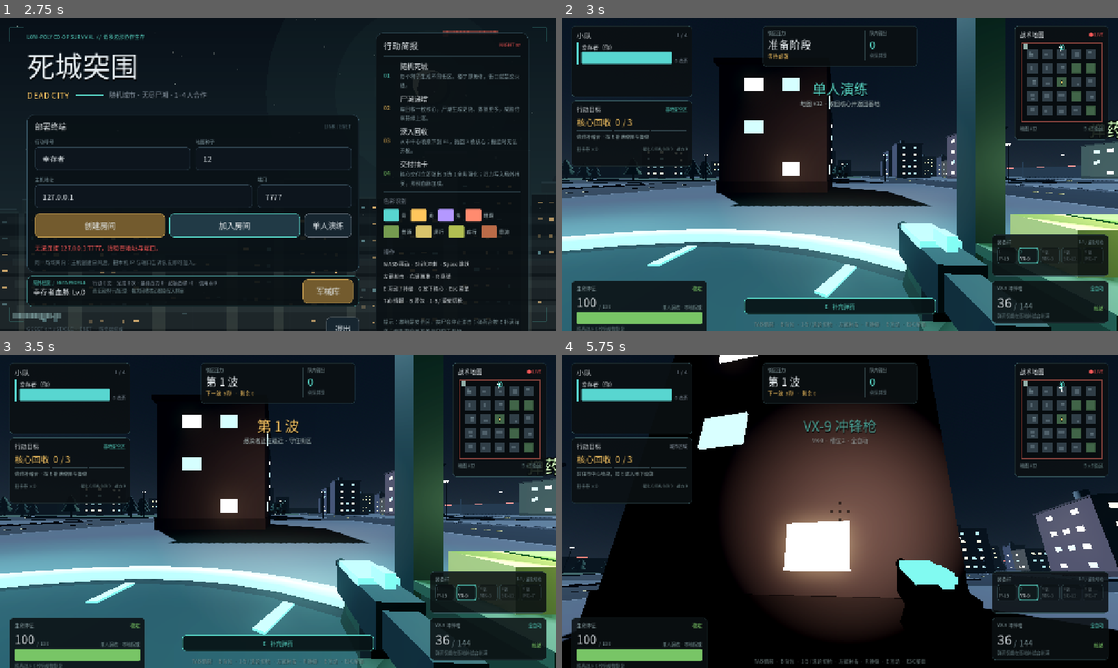
Above: before the commit, frames 1-4 (two rows, left to right).
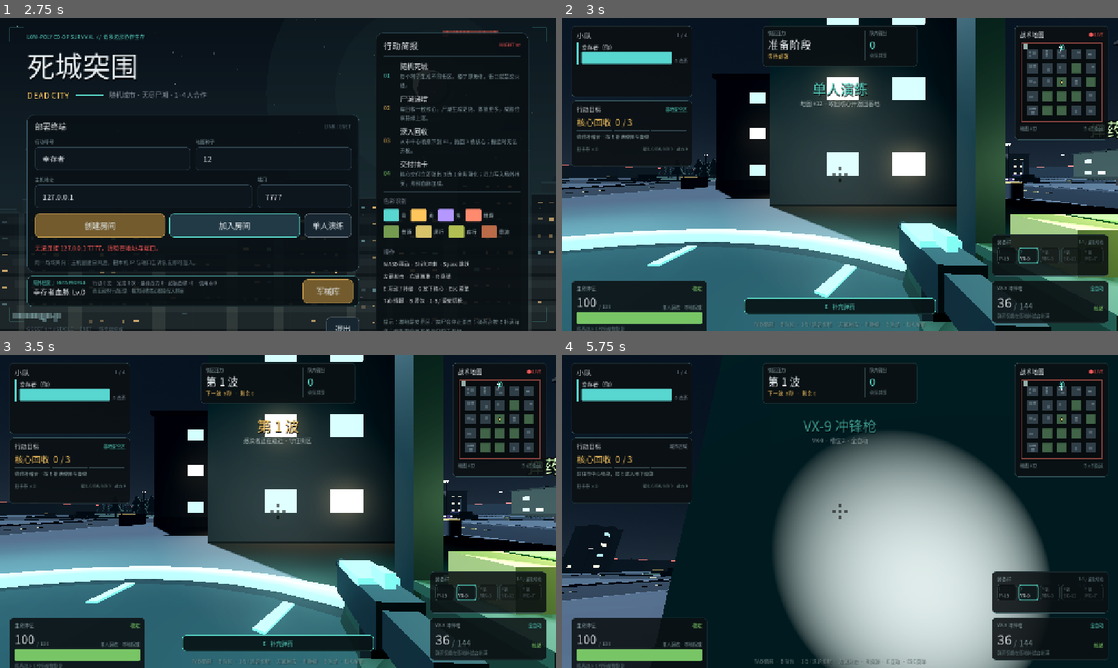
Above: after the commit, the same moments.

Repository: yonghao-W/AI_
Game: Godot game, scene res://scenes/main.tscn
Same seed, same stepped clock (60 frames per second), same inputs: the game is played once before the commit and once after it.
Inputs (mouse positions are in pixels of both pictures, inside the frame that each line leads up to):
- Up to frame 1 (2.75 s): click (272, 158) at 0.52 s; type "12" at 0.6 s; click "创建房间" at 1.25 s; click "加入房间" at 2 s
- Up to frame 2 (3 s): click "单人演练" at 2.75 s
- Up to frame 3 (3.5 s): no input
- Up to frame 4 (5.75 s): tap Enter at 3.5 s; move the mouse to (867, 511) at 3.52 s; hold W from 3.53 s (still down); tap 1 at 3.6 s; click (867, 511) at 3.67 s; tap Space at 3.77, 4.52 s; move the mouse to (812, 511) at 4.27 s; tap 2 at 4.35 s; move the mouse to (851, 505) at 5.02 s; tap 3 at 5.1 s

Frame 1 is identical in both runs. In frame 2, 18% of the frame differs, in the area x 0-100%, y 0-75%; in frame 3, 18%; in frame 4, 58%, in the area x 0-100%, y 0-100%.

Commit message:
feat(world): 程序化街区加入起伏地形、掩体与可入建筑
- 三种街区风格影响公园概率、楼层与可入建筑比例
- 随机土丘与低矮掩体打破街道直线视野
- 中央公园清空喷泉与近树，为地下入口坡道让位

Diff:
--- a/scripts/city_builder.gd
+++ b/scripts/city_builder.gd
@@ -9,6 +9,7 @@
 const WALL_STRIPE := Color("#c74b45")
 const POLE_COLOR := Color("#4b555e")
 const TRUNK_COLOR := Color("#5c4938")
+const VAULT_HOLE_RECT := Rect2(-3.8, -8.6, 7.6, 21.2)
 
 var _layout: Dictionary = {}
 var _rng := RandomNumberGenerator.new()
@@ -33,6 +34,7 @@
 	_unit_box.size = Vector3.ONE
 	_build_ground()
 	_build_blocks()
+	_build_terrain()
 	_build_buildings()
 	_build_props()
 	_build_boundaries()
@@ -42,10 +44,18 @@
 func _build_ground() -> void:
 	var total := float(_layout["total_size"])
 	var ground_size := total + 36.0
-	_static_box(Vector3(ground_size, 1.0, ground_size), Vector3(0.0, -0.5, 0.0), ROAD_COLOR, 0.98)
+	var half := ground_size * 0.5
+	var hole := VAULT_HOLE_RECT
+	var hx0 := hole.position.x
+	var hx1 := hole.end.x
+	var hz0 := hole.position.y
+	var hz1 := hole.end.y
+	_static_box(Vector3(hx0 + half, 1.0, ground_size), Vector3((-half + hx0) * 0.5, -0.5, 0.0), ROAD_COLOR, 0.98)
+	_static_box(Vector3(half - hx1, 1.0, ground_size), Vector3((hx1 + half) * 0.5, -0.5, 0.0), ROAD_COLOR, 0.98)
+	_static_box(Vector3(hx1 - hx0, 1.0, hz0 + half), Vector3(0.0, -0.5, (-half + hz0) * 0.5), ROAD_COLOR, 0.98)
+	_static_box(Vector3(hx1 - hx0, 1.0, half - hz1), Vector3(0.0, -0.5, (hz1 + half) * 0.5), ROAD_COLOR, 0.98)
 	var markings: Array[Transform3D] = []
 	var road_centers: Array = _layout["road_centers"]
-	var half := total * 0.5
 	for x in road_centers:
 		var z := -half + 7.0
 		while z < half - 6.0:
@@ -75,13 +85,12 @@
 	var blocks: Array = _layout["blocks"]
 	for block in blocks:
 		var center: Vector2 = block["center"]
+		if bool(block.get("central", false)):
+			continue
 		var is_park: bool = block["kind"] == "park"
 		_add_box(self, Vector3(block_size, 0.14, block_size), Vector3(center.x, 0.07, center.y), SIDEWALK_COLOR, 0.95)
 		if is_park:
 			_add_box(self, Vector3(block_size - 2.2, 0.08, block_size - 2.2), Vector3(center.x, 0.16, center.y), PARK_COLOR, 1.0)
-			if bool(block.get("central", false)):
-				_add_box(self, Vector3(block_size - 3.0, 0.05, 2.6), Vector3(center.x, 0.205, center.y), PARK_PATH_COLOR, 1.0)
-				_add_box(self, Vector3(2.6, 0.05, block_size - 3.0), Vector3(center.x, 0.205, center.y), PARK_PATH_COLOR, 1.0)
 		else:
 			_add_box(self, Vector3(block_size - 1.2, 0.04, block_size - 1.2), Vector3(center.x, 0.155, center.y), Color("#59636c"), 1.0)
 
@@ -93,6 +102,9 @@
 		var size: Vector3 = building["size"]
 		var color: Color = CityLayout.BUILDING_COLORS[int(building["color_index"])]
 		var base_y := 0.14
+		if bool(building.get("enterable", false)):
+			_build_enterable(building, color, base_y)
+			continue
 		var full_center := Vector3(center.x, base_y + size.y * 0.5, center.y)
 		_static_box(size, full_center, color, 0.94)
 		_add_box(self, Vector3(size.x + 0.45, 0.34, size.z + 0.45),
@@ -111,6 +123,148 @@
 				_cool_windows.append(t)
 			else:
 				_warm_windows.append(t)
+
+
+func _build_enterable(building: Dictionary, color: Color, base_y: float) -> void:
+	var center: Vector2 = building["center"]
+	var size: Vector3 = building["size"]
+	var door_side := int(building.get("door_side", 0))
+	var wall := 0.42
+	var door_w := 2.6
+	var door_h := 2.9
+	var wall_h := size.y
+	var roof_y := base_y + wall_h + 0.18
+	_static_box(Vector3(size.x, 0.2, size.z), Vector3(center.x, base_y + 0.02, center.y), color.darkened(0.42), 0.95)
+	_static_box(Vector3(size.x + 0.5, 0.4, size.z + 0.5), Vector3(center.x, roof_y, center.y), color.darkened(0.34), 0.9)
+	for side in range(4):
+		var along_x := side < 2
+		var span := size.x if along_x else size.z
+		var wall_x := center.x
+		var wall_z := center.y
+		if along_x:
+			wall_z = center.y + (-1.0 if side == 0 else 1.0) * (size.z * 0.5 - wall * 0.5)
+		else:
+			wall_x = center.x + (-1.0 if side == 2 else 1.0) * (size.x * 0.5 - wall * 0.5)
+		var is_door := side == door_side
+		if not is_door:
+			if along_x:
+				_wall_static(Vector3(span, wall_h, wall), Vector3(wall_x, base_y + wall_h * 0.5, wall_z), color)
+			else:
+				_wall_static(Vector3(wall, wall_h, span), Vector3(wall_x, base_y + wall_h * 0.5, wall_z), color)
+			continue
+		var seg_len := (span - door_w) * 0.5
+		if seg_len > 0.5:
+			if along_x:
+				_wall_static(Vector3(seg_len, wall_h, wall), Vector3(center.x - span * 0.5 + seg_len * 0.5, base_y + wall_h * 0.5, wall_z), color)
+				_wall_static(Vector3(seg_len, wall_h, wall), Vector3(center.x + span * 0.5 - seg_len * 0.5, base_y + wall_h * 0.5, wall_z), color)
+			else:
+				_wall_static(Vector3(wall, wall_h, seg_len), Vector3(wall_x, base_y + wall_h * 0.5, center.y - span * 0.5 + seg_len * 0.5), color)
+				_wall_static(Vector3(wall, wall_h, seg_len), Vector3(wall_x, base_y + wall_h * 0.5, center.y + span * 0.5 - seg_len * 0.5), color)
+		var lintel_h := wall_h - door_h
+		if lintel_h > 0.1:
+			if along_x:
+				_wall_static(Vector3(door_w, lintel_h, wall), Vector3(center.x, base_y + door_h + lintel_h * 0.5, wall_z), color.darkened(0.12))
+			else:
+				_wall_static(Vector3(wall, lintel_h, door_w), Vector3(wall_x, base_y + door_h + lintel_h * 0.5, center.y), color.darkened(0.12))
+	var door_pos := Vector3(center.x, base_y, center.y)
+	var door_yaw := 0.0
+	match door_side:
+		0:
+			door_pos.z -= size.z * 0.5 + 0.05
+		1:
+			door_pos.z += size.z * 0.5 + 0.05
+		2:
+			door_pos.x -= size.x * 0.5 + 0.05
+			door_yaw = PI * 0.5
+		3:
+			door_pos.x += size.x * 0.5 + 0.05
+			door_yaw = PI * 0.5
+	var sign := _add_box(self, Vector3(1.8, 0.34, 0.1), door_pos + Vector3(0.0, door_h + 0.35, 0.0), Color("#8fd8dc"), 0.4, 0.0, 1.4)
+	sign.rotation.y = door_yaw
+	var frame_l := _add_box(self, Vector3(0.12, door_h, 0.12), door_pos + Vector3(-door_w * 0.5 - 0.08 if door_yaw == 0.0 else 0.0, door_h * 0.5, door_w * 0.5 + 0.08 if door_yaw != 0.0 else 0.0), Color("#31474d"), 0.8)
+	frame_l.rotation.y = door_yaw
+	var frame_r := _add_box(self, Vector3(0.12, door_h, 0.12), door_pos + Vector3(door_w * 0.5 + 0.08 if door_yaw == 0.0 else 0.0, door_h * 0.5, -door_w * 0.5 - 0.08 if door_yaw != 0.0 else 0.0), Color("#31474d"), 0.8)
+	frame_r.rotation.y = door_yaw
+	_add_windows(center, size, base_y, int(building["floors"]))
+	_add_rooftop(center, size, base_y, color, int(building.get("roof_variant", 0)))
+	var light := OmniLight3D.new()
+	light.position = Vector3(center.x, base_y + minf(wall_h - 1.0, 3.2), center.y)
+	light.light_color = Color("#ffd9a0")
+	light.light_energy = 1.5
+	light.omni_range = minf(11.0, maxf(5.5, size.x * 0.9))
+	light.shadow_enabled = false
+	add_child(light)
+	var crate_size := Vector3(1.1, 0.95, 1.1)
+	var crate_pos := Vector3(center.x + size.x * 0.22, base_y + crate_size.y * 0.5 + 0.1, center.y - size.z * 0.18)
+	_static_box(crate_size, crate_pos, Color("#3a4648"), 0.9)
+	_add_box(self, Vector3(1.16, 0.08, 1.16), crate_pos + Vector3(0.0, crate_size.y * 0.5, 0.0), Color("#8fd8dc"), 0.5, 0.0, 1.1)
+
+
+func _wall_static(size: Vector3, pos: Vector3, color: Color) -> void:
+	_static_box(size, pos, color, 0.94)
+
+
+func _build_terrain() -> void:
+	var terrain: Array = _layout.get("terrain", [])
+	var colors := [Color("#59656b"), Color("#4e5a52"), Color("#665c50")]
+	for feature in terrain:
+		var center: Vector2 = feature["center"]
+		var feature_size: Vector2 = feature["size"]
+		var height := float(feature["height"])
+		var color: Color = colors[int(feature["color_index"]) % colors.size()]
+		var top := 0.16 + height
+		_static_box(Vector3(feature_size.x, height, feature_size.y), Vector3(center.x, 0.16 + height * 0.5, center.y), color, 0.93)
+		_add_box(self, Vector3(feature_size.x + 0.3, 0.14, feature_size.y + 0.3), Vector3(center.x, top + 0.04, center.y), color.lightened(0.08), 0.9)
+		_add_box(self, Vector3(feature_size.x, 0.12, 0.12), Vector3(center.x, top + 0.6, center.y - feature_size.y * 0.5 + 0.3), Color("#2f3c41"), 0.7, 0.4)
+		var ramp_side := int(feature.get("ramp_side", 0))
+		var ramp_len := 3.8
+		var angle := atan2(height, ramp_len)
+		var direction := -1.0 if ramp_side == 0 else 1.0
+		var ramp := StaticBody3D.new()
+		ramp.position = Vector3(center.x, 0.16 + height * 0.5, center.y + direction * (feature_size.y * 0.5 + ramp_len * 0.5))
+		ramp.rotation.x = angle if direction > 0.0 else -angle
+		ramp.collision_layer = 1
+		ramp.collision_mask = 0
+		var mesh := MeshInstance3D.new()
+		mesh.mesh = _unit_box
+		mesh.scale = Vector3(2.9, 0.4, sqrt(ramp_len * ramp_len + height * height))
+		mesh.material_override = _mat(color.darkened(0.08), 0.0, 0.93)
+		ramp.add_child(mesh)
+		var shape := CollisionShape3D.new()
+		var box := BoxShape3D.new()
+		box.size = mesh.scale
+		shape.shape = box
+		ramp.add_child(shape)
+		add_child(ramp)
+		_add_box(self, Vector3(2.9, 0.06, 0.25), Vector3(center.x, top + 0.06, center.y + direction * (feature_size.y * 0.5 - 0.1)), Color("#c9b87a"), 0.6, 0.0, 0.8)
+		for i in range(3):
+			_add_box(self, Vector3(0.55, 0.55, 0.55), Vector3(center.x - 1.6 + i * 1.7, top + 0.3, center.y + 1.0), Color("#3a4648"), 0.9)
+
+
+func _build_cover() -> void:
+	var covers: Array = _layout.get("cover", [])
+	var colors := [Color("#5a6268"), Color("#6b5a49"), Color("#3d4a50")]
+	for cover in covers:
+		var pos: Vector3 = cover["pos"]
+		var size: Vector3 = cover["size"]
+		var color: Color = colors[int(cover["color_index"]) % colors.size()]
+		var body := StaticBody3D.new()
+		body.position = pos + Vector3(0.0, size.y * 0.5, 0.0)
+		body.rotation.y = float(cover["rot"])
+		body.collision_layer = 1
+		body.collision_mask = 0
+		var mesh := MeshInstance3D.new()
+		mesh.mesh = _unit_box
+		mesh.scale = size
+		mesh.material_override = _mat(color, 0.0, 0.9)
+		body.add_child(mesh)
+		var shape := CollisionShape3D.new()
+		var box := BoxShape3D.new()
+		box.size = size
+		shape.shape = box
+		body.add_child(shape)
+		add_child(body)
+		_add_box(body, Vector3(size.x, 0.1, size.z * 1.04), Vector3(0.0, size.y * 0.5 - 0.05, 0.0), Color("#d8c37a"), 0.8, 0.0, 0.5)
 
 
 func _add_windows(center: Vector2, size: Vector3, base_y: float, floors: int) -> void:
@@ -173,11 +327,30 @@
 
 
 func _build_props() -> void:
+	var terrain_rects: Array[Rect2] = []
+	for feature in _layout.get("terrain", []):
+		var feature_center: Vector2 = feature["center"]
+		var fsize: Vector2 = feature["size"]
+		var rect := Rect2(feature_center - fsize * 0.5, fsize).grow(0.8)
+		if int(feature.get("ramp_side", 0)) == 0:
+			rect = rect.merge(Rect2(rect.position.x, rect.position.y - 3.8, rect.size.x, 3.8))
+		else:
+			rect = rect.merge(Rect2(rect.position.x, rect.end.y, rect.size.x, 3.8))
+		terrain_rects.append(rect)
 	var blocks: Array = _layout["blocks"]
 	for block in blocks:
 		var trees: Array = block.get("trees", [])
 		for tree in trees:
 			var pos: Vector3 = tree["pos"]
+			if bool(block.get("central", false)) and VAULT_HOLE_RECT.grow(1.6).has_point(Vector2(pos.x, pos.z)):
+				continue
+			var on_terrain := false
+			for terrain_rect in terrain_rects:
+				if terrain_rect.has_point(Vector2(pos.x, pos.z)):
+					on_terrain = true
+					break
+			if on_terrain:
+				continue
 			var tree_scale := float(tree["scale"])
 			var foliage_color: Color = CityLayout.TREE_COLORS[int(tree["color_index"])]
 			var trunk := _cylinder(0.18 * tree_scale, 2.1 * tree_scale, 6)
@@ -194,8 +367,10 @@
 				leaves.position = Vector3(pos.x, 0.16 + (2.6 + layer * 1.35) * tree_scale, pos.z)
 				leaves.material_override = _mat(foliage_color.lightened(layer * 0.06), 0.0, 1.0)
 				add_child(leaves)
-		if bool(block.get("fountain", false)):
+		if bool(block.get("fountain", false)) and not bool(block.get("central", false)):
 			_build_fountain(block["center"])
+
+	_build_cover()
 
 	var lights: Array = _layout["streetlights"]
 	var pole := _cylinder(0.075, 5.8, 6)
--- a/scripts/city_layout.gd
+++ b/scripts/city_layout.gd
@@ -19,6 +19,10 @@
 	grid_size = maxi(3, grid_size)
 	var rng := RandomNumberGenerator.new()
 	rng.seed = seed_value
+	var district_index := rng.randi_range(0, 2)
+	var district: String = ["downtown", "industrial", "residential"][district_index]
+	var park_chances: Array[float] = [0.13, 0.18, 0.28]
+	var park_chance: float = park_chances[district_index]
 	var pitch := block_size + road_width
 	var total_size := grid_size * pitch + road_width
 	var origin := -total_size * 0.5
@@ -32,6 +36,8 @@
 	var streetlights: Array[Vector3] = []
 	var cars: Array = []
 	var buildings_flat: Array = []
+	var terrain_features: Array = []
+	var cover_list: Array = []
 
 	for gx in range(grid_size):
 		for gz in range(grid_size):
@@ -40,7 +46,7 @@
 				origin + road_width + gz * pitch + block_size * 0.5
 			)
 			var central := gx == center_cell and gz == center_cell
-			var is_park := central or rng.randf() < 0.2
+			var is_park := central or rng.randf() < park_chance
 			var block := {
 				"center": center,
 				"kind": "park" if is_park else "building",
@@ -50,12 +56,54 @@
 			}
 			if is_park:
 				block["trees"] = _make_trees(rng, center, block_size, central)
-				block["fountain"] = central
+				block["fountain"] = false
+				if not central and rng.randf() < 0.55:
+					terrain_features.append({
+						"center": center + Vector2(rng.randf_range(-3.0, 3.0), rng.randf_range(-3.0, 3.0)),
+						"size": Vector2(rng.randf_range(6.8, 9.6), rng.randf_range(6.8, 9.6)),
+						"height": rng.randf_range(0.9, 1.7),
+						"ramp_side": rng.randi_range(0, 1),
+						"color_index": rng.randi_range(0, 2),
+					})
 			else:
-				var made: Array = _make_buildings(rng, center, block_size)
+				var made: Array = _make_buildings(rng, center, block_size, district)
 				block["buildings"] = made
 				for building in made:
 					buildings_flat.append(building)
+				var cover_count := rng.randi_range(1, 3)
+				for c in range(cover_count):
+					var cover_side := rng.randi_range(0, 3)
+					var reach := block_size * 0.5 - rng.randf_range(1.2, 2.6)
+					var along := rng.randf_range(-block_size * 0.3, block_size * 0.3)
+					var offset := Vector2.ZERO
+					var rot := 0.0
+					match cover_side:
+						0:
+							offset = Vector2(along, -reach)
+						1:
+							offset = Vector2(along, reach)
+						2:
+							offset = Vector2(-reach, along)
+							rot = PI * 0.5
+						3:
+							offset = Vector2(reach, along)
+							rot = PI * 0.5
+					var point := center + offset
+					var blocked := false
+					for building in made:
+						var b_center: Vector2 = building["center"]
+						var b_size: Vector3 = building["size"]
+						if Rect2(b_center - Vector2(b_size.x, b_size.z) * 0.5, Vector2(b_size.x, b_size.z)).grow(1.0).has_point(point):
+							blocked = true
+							break
+					if blocked:
+						continue
+					cover_list.append({
+						"pos": Vector3(point.x, 0.18, point.y),
+						"size": Vector3(rng.randf_range(2.0, 3.0), rng.randf_range(0.9, 1.25), rng.randf_range(0.45, 0.7)),
+						"rot": rot + rng.randf_range(-0.2, 0.2),
+						"color_index": rng.randi_range(0, 2),
+					})
 			blocks.append(block)
 
 			var inset := block_size * 0.5 - 1.4
@@ -113,6 +161,7 @@
 
 	return {
 		"seed": seed_value,
+		"district": district,
 		"grid": grid_size,
 		"block_size": block_size,
 		"road_width": road_width,
@@ -121,6 +170,8 @@
 		"road_centers": road_centers,
 		"blocks": blocks,
 		"buildings": buildings_flat,
+		"terrain": terrain_features,
+		"cover": cover_list,
 		"spawn_points": spawn_points,
 		"zombie_spawns": zombie_spawns,
 		"streetlights": streetlights,
@@ -128,15 +179,35 @@
 	}
 
 
-static func _make_buildings(rng: RandomNumberGenerator, block_center: Vector2, block_size: float) -> Array:
+static func _make_buildings(rng: RandomNumberGenerator, block_center: Vector2, block_size: float, district: String = "downtown") -> Array:
 	var usable := block_size - 8.0
 	var wanted := rng.randi_range(1, 3)
+	var floors_min := 2
+	var floors_max := 6
+	var size_min := 6.4
+	var size_max := 13.0
+	var enterable_chance := 0.3
+	match district:
+		"industrial":
+			wanted = rng.randi_range(1, 2)
+			floors_min = 1
+			floors_max = 3
+			size_min = 8.0
+			size_max = 14.5
+			enterable_chance = 0.55
+		"residential":
+			wanted = rng.randi_range(1, 3)
+			floors_min = 2
+			floors_max = 5
+			size_min = 6.0
+			size_max = 10.5
+			enterable_chance = 0.36
 	var rects: Array[Rect2] = []
 	var result: Array = []
 	for i in range(wanted):
 		for attempt in range(18):
-			var w := rng.randf_range(6.4, minf(13.0, usable * 0.68))
-			var d := rng.randf_range(6.4, minf(13.0, usable * 0.68))
+			var w := rng.randf_range(size_min, minf(size_max, usable * 0.7))
+			var d := rng.randf_range(size_min, minf(size_max, usable * 0.7))
 			var min_x := block_center.x - usable * 0.5 + w * 0.5
 			var max_x := block_center.x + usable * 0.5 - w * 0.5
 			var min_z := block_center.y - usable * 0.5 + d * 0.5
@@ -151,13 +222,16 @@
 					break
 			if blocked:
 				continue
-			var floors := rng.randi_range(2, 6)
+			var floors := rng.randi_range(floors_min, floors_max)
+			var enterable := rng.randf() < enterable_chance and w >= 7.2 and d >= 7.2
 			result.append({
 				"center": Vector2(cx, cz),
 				"size": Vector3(w, floors * 3.2 + rng.randf_range(0.1, 1.1), d),
 				"floors": floors,
 				"color_index": rng.randi_range(0, BUILDING_COLORS.size() - 1),
 				"roof_variant": rng.randi_range(0, 2),
+				"enterable": enterable,
+				"door_side": rng.randi_range(0, 3),
 			})
 			rects.append(rect)
 			break
@@ -169,6 +243,8 @@
 			"floors": 3,
 			"color_index": rng.randi_range(0, BUILDING_COLORS.size() - 1),
 			"roof_variant": 0,
+			"enterable": false,
+			"door_side": 0,
 		})
 	return result
 
--- a/tests/test_city_layout.gd
+++ b/tests/test_city_layout.gd
@@ -56,7 +56,13 @@
 	_check(layout["buildings"].size() >= 25, "city has a dense set of buildings")
 	var central: Dictionary = layout["blocks"][12]
 	_check(bool(central["central"]) and central["kind"] == "park", "central block is a park")
-	_check(bool(central["fountain"]), "central park has a fountain")
+	_check(not bool(central["fountain"]), "central park reserved for the vault plaza")
+	var plaza_clear := true
+	for tree in central["trees"]:
+		var flat := Vector2(tree["pos"].x, tree["pos"].z)
+		if flat.length() < 5.8:
+			plaza_clear = false
+	_check(plaza_clear, "vault plaza stays clear of trees")
 	_check(layout["cars"].size() >= 5, "cars scattered through streets")
 	_check(layout["streetlights"].size() == 50, "two streetlights per block")
 
